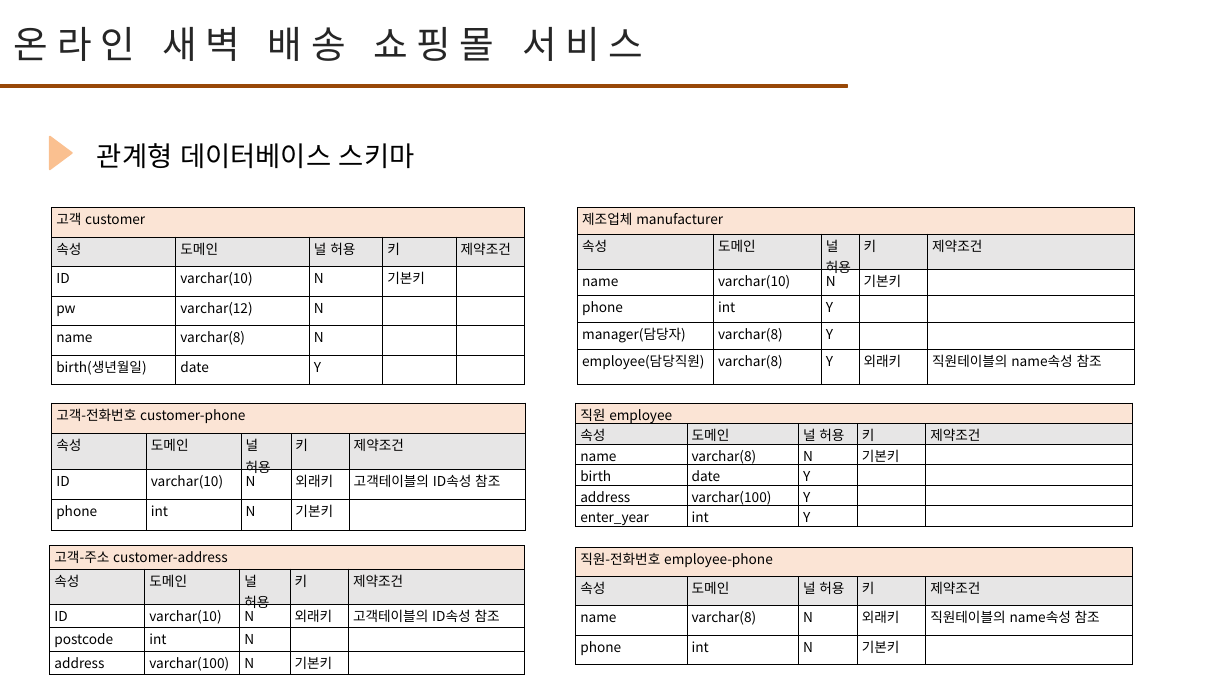
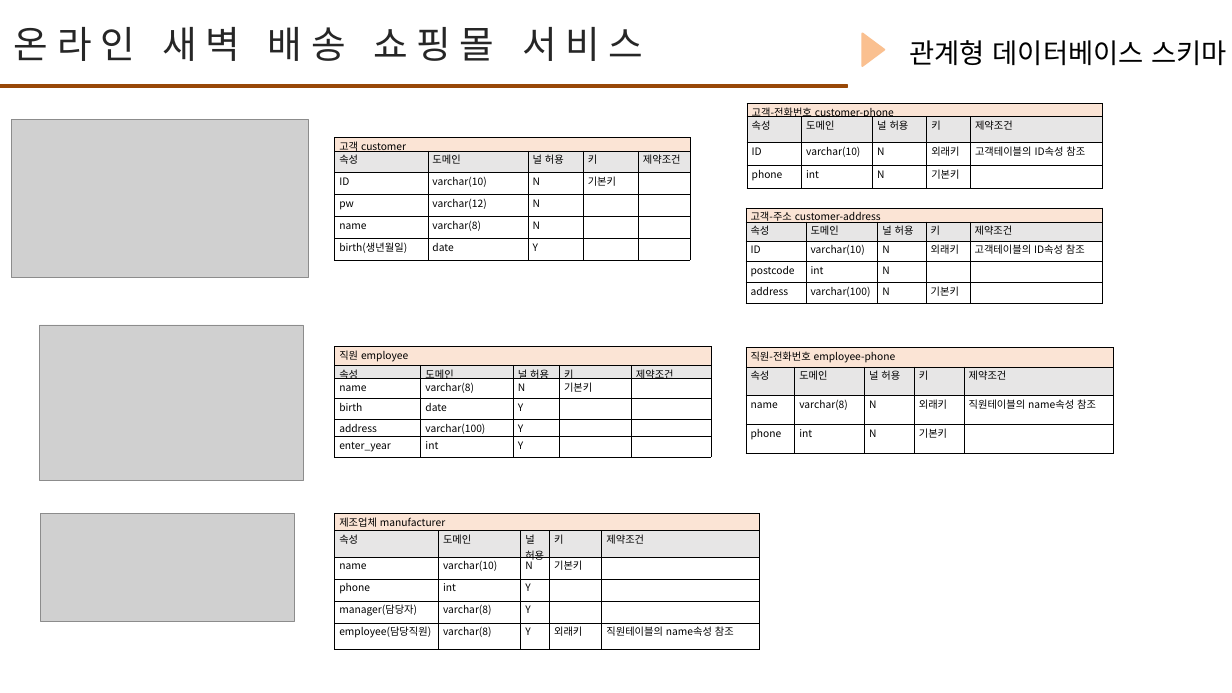
Before and after one commit to jyoon1421/db202002, a slide deck: slide 3 of TermProject/텀프로젝트발표_2018112197이정윤.pptx. Drawn at 1232x693 pixels with LibreOffice and Linux fonts; fonts in the diff are those of the drawing; grey boxes stand for pictures. Boxes give left, top, right and bottom in pixels: in the first picture for what was removed or moved away, otherwise in the second. Text is boxed around its words. In the diff, an @@ line names an element or a change of style, - is before the commit and + after.

```diff
--- a/TermProject/텀프로젝트발표_2018112197이정윤.pptx
+++ b/TermProject/텀프로젝트발표_2018112197이정윤.pptx
@@ text "관계형 데이터베이스 스키마": place and size @@
-text "관계형 데이터베이스 스키마" at bbox=[97, 143, 415, 169]
+text "관계형 데이터베이스 스키마" at bbox=[910, 40, 1228, 66]
@@ triangle: place and size @@
-triangle at bbox=[50, 136, 72, 169]
+triangle at bbox=[862, 34, 884, 66]
@@ picture added at bbox=[12, 119, 308, 277] @@
@@ table at bbox=[747, 103, 1102, 188] @@
@@ size 16 to 12 pt @@
@@ table: place and size @@
-table at bbox=[52, 403, 525, 526]
+table at bbox=[747, 103, 1102, 188]
@@ table at bbox=[334, 138, 690, 259] @@
@@ size 16 to 12 pt @@
@@ table: place and size @@
-table at bbox=[52, 208, 525, 385]
+table at bbox=[334, 138, 690, 259]
@@ table at bbox=[746, 208, 1102, 304] @@
@@ size 16 to 12 pt @@
@@ table: place and size @@
-table at bbox=[50, 546, 524, 675]
+table at bbox=[746, 208, 1102, 304]
@@ picture added at bbox=[39, 325, 303, 480] @@
@@ table at bbox=[334, 347, 711, 457] @@
@@ size 16 to 12 pt @@
@@ table: place and size @@
-table at bbox=[576, 403, 1133, 531]
+table at bbox=[334, 347, 711, 457]
@@ table at bbox=[746, 347, 1114, 453] @@
@@ size 16 to 12 pt @@
@@ table: place and size @@
-table at bbox=[576, 547, 1133, 664]
+table at bbox=[746, 347, 1114, 453]
@@ picture added at bbox=[40, 513, 294, 621] @@
@@ table at bbox=[334, 513, 760, 644] @@
@@ size 16 to 12 pt @@
@@ table: place and size @@
-table at bbox=[578, 208, 1135, 375]
+table at bbox=[334, 513, 760, 644]
```
Also in this commit, not shown: 7 other slides changed, 2 slides added, 2 slides removed.
